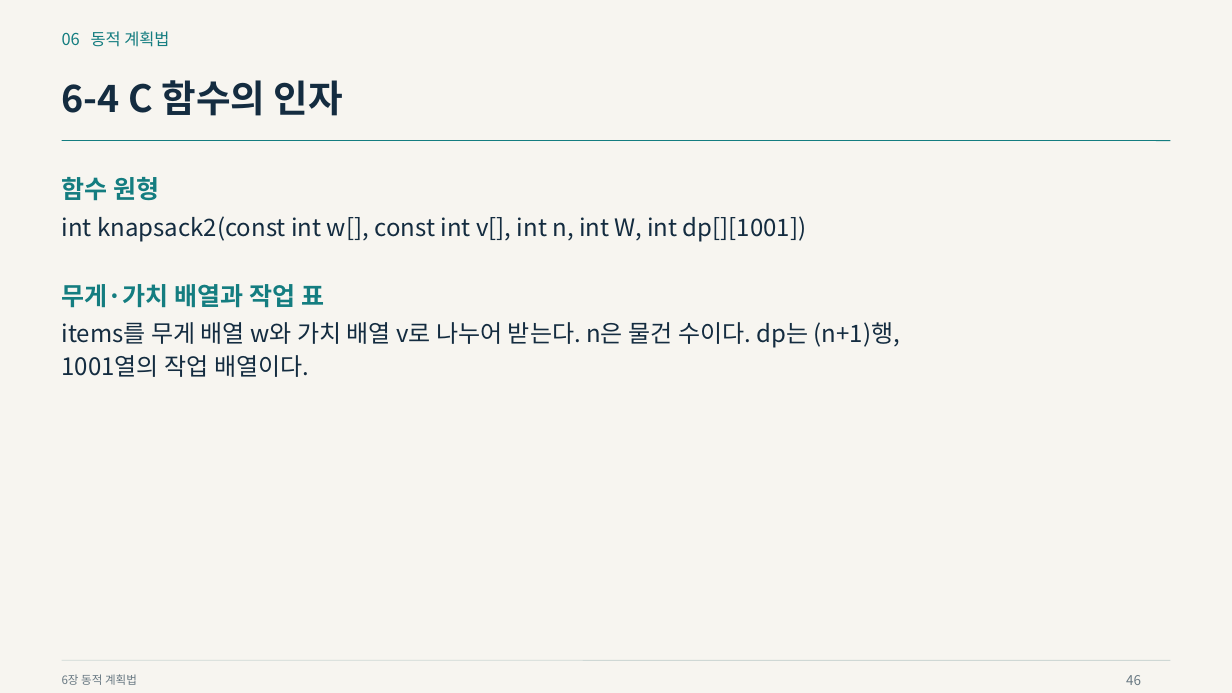
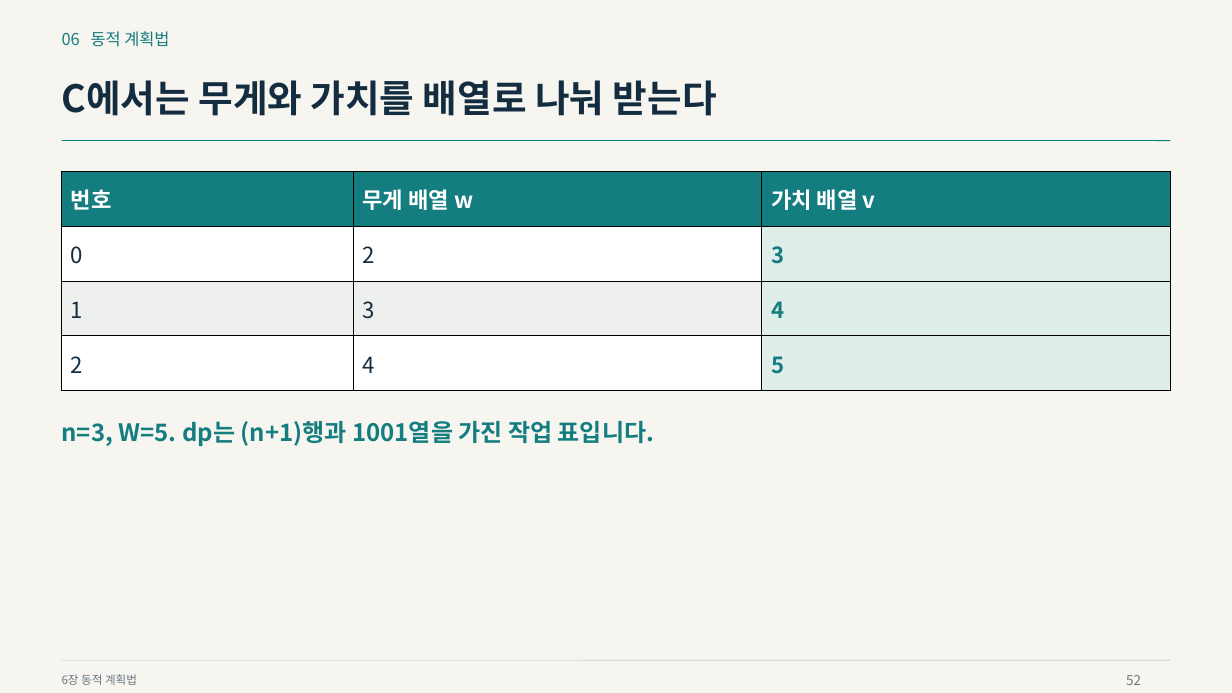
Before and after one commit to Sangdon-Park/Sangdon-Park.github.io, a slide deck: slide 52 of data/알고리즘/6장_동적_계획법.pptx (slide 46 before the commit). Drawn at 1232x693 pixels with LibreOffice and Linux fonts; fonts in the diff are those of the drawing. Boxes give left, top, right and bottom in pixels: in the first picture for what was removed or moved away, otherwise in the second. Text is boxed around its words. In the diff, an @@ line names an element or a change of style, - is before the commit and + after.

```diff
--- a/data/알고리즘/6장_동적_계획법.pptx
+++ b/data/알고리즘/6장_동적_계획법.pptx
@@ text at [62,80,717,116]: text changed @@
-6-4 C 함수의 인자
+C에서는 무게와 가치를 배열로 나눠 받는다
@@ text removed at [62,177,159,201] @@
-함수 원형
@@ table added at [62,171,1171,391], 4 rows, 3 columns @@
+번호 | 무게 배열 w | 가치 배열 v
+0 | 2 | 3
+1 | 3 | 4
+2 | 4 | 5
@@ text removed at [62,216,807,242] @@
-int knapsack2(const int w[], const int v[], int n, int W, int dp[][1001])
@@ text removed at [62,284,324,308] @@
-무게·가치 배열과 작업 표
@@ text removed at [62,322,900,377] @@
-items를 무게 배열 w와 가치 배열 v로 나누어 받는다. n은 물건 수이다. dp는 (n+1)행,
-1001열의 작업 배열이다.
@@ text added at [62,421,654,446], 18.8 pt, text #147D80, bold @@
+n=3, W=5. dp는 (n+1)행과 1001열을 가진 작업 표입니다.
@@ text at [1126,675,1141,685]: text changed @@
-46
+52
```
Also in this commit, not shown: 37 other slides changed, 20 slides added, 9 slides removed, 22 other files.
